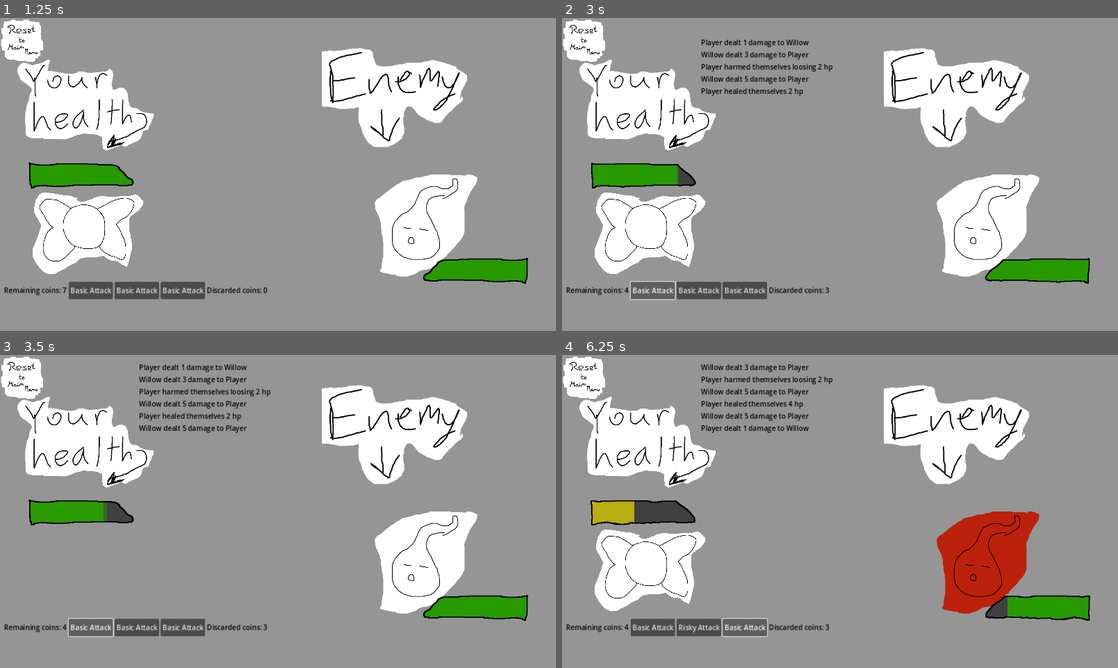
Above: before the commit, frames 1-4 (two rows, left to right).
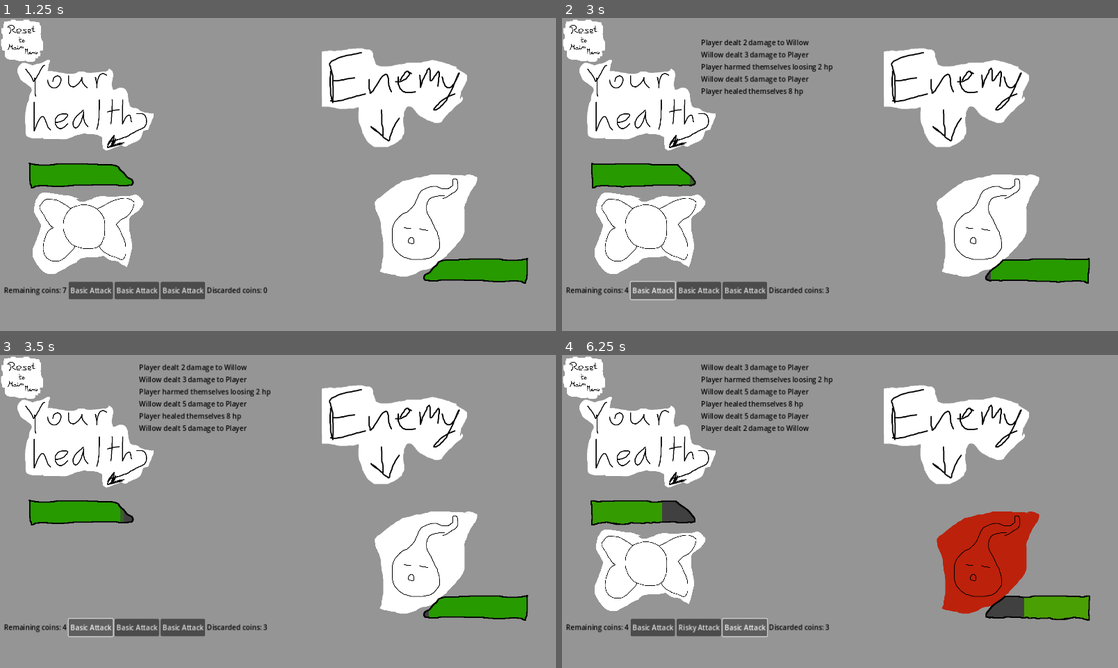
Above: after the commit, the same moments.

Repository: bonsaipropaganda/mini-jam-139
Game: Godot game, scene res://scenes/UI/main_menu.tscn
Same seed, same stepped clock (60 frames per second), same inputs: the game is played once before the commit and once after it. Sound files missing from this copy of the repository are replaced by a short silence.
Inputs (mouse positions are in pixels of both pictures, inside the frame that each line leads up to):
- Up to frame 1 (1.25 s): click (278, 177) at 0.5 s
- Up to frame 2 (3 s): click "Basic Attack" at 1.25 s; click "Risky Attack" at 2 s; click "Basic Heal" at 2.75 s
- Up to frame 3 (3.5 s): no input
- Up to frame 4 (6.25 s): click "Basic Attack" at 3.5 s; click "Risky Attack" at 4.25 s; click "Basic Heal" at 5 s; click "Basic Attack" at 5.75 s

Frame 1 is identical in both runs. In frame 2, 0.1% of the frame differs, in the area x 20-78%, y 6-84%; in frame 3, 0.2%; in frame 4, 1.8%, in the area x 5-95%, y 14-85%.

Commit message:
added balance to coins and heal sfx

Diff:
--- a/code/health_component.gd
+++ b/code/health_component.gd
@@ -7,6 +7,7 @@
 signal die
 signal take_damage
 signal health_changed(value: float)
+signal gained_health
 
 @export var starting_health: int = 20
 @export var max_health: int = 20
@@ -14,16 +15,21 @@
 var current_health:
 	set(new_value):
 		var took_dmg = false
+		var healed = false
 		# if new value is less than the current health take damage signal
 		if current_health:
 			if new_value < current_health:
 				took_dmg = true
+			elif new_value > current_health:
+				healed = true
 		# sets the value like normal
 		current_health = min(new_value, max_health)
 		health_changed.emit(current_health)
 		# signal emitted after setting current_health
 		if took_dmg:
 			take_damage.emit()
+		if healed == true:
+			gained_health.emit()
 		# emits a signal if entity runs out of health
 		if current_health <= 0:
 			die.emit()
--- a/code/player.gd
+++ b/code/player.gd
@@ -82,3 +82,8 @@
 			c.turn_end()
 func _on_player_died():
 	get_tree().change_scene_to_file("res://scenes/gameover.tscn")
+
+
+
+func _on_health_component_gained_health() -> void:
+	SfxManager.player_heal.play()
--- a/code/resources/coins/basic_attack.tres
+++ b/code/resources/coins/basic_attack.tres
@@ -5,16 +5,17 @@
 
 [sub_resource type="Resource" id="Resource_jp3dq"]
 script = ExtResource("1_nipwl")
-amount = 3
+amount = 4
 
 [sub_resource type="Resource" id="Resource_88vvy"]
 script = ExtResource("1_nipwl")
-amount = 1
+amount = 2
 
 [resource]
 script = ExtResource("1_waa5w")
 coin_name = "Basic Attack"
-description = ""
+description = "Heads: 4 damage
+Tails: 2 damage"
 head_weight = 0.5
 head_action = SubResource("Resource_jp3dq")
 tail_action = SubResource("Resource_88vvy")
--- a/code/resources/coins/basic_heal.tres
+++ b/code/resources/coins/basic_heal.tres
@@ -5,16 +5,17 @@
 
 [sub_resource type="Resource" id="Resource_eqvtd"]
 script = ExtResource("1_neog3")
-amount = 2
+amount = 4
 
 [sub_resource type="Resource" id="Resource_p5rqs"]
 script = ExtResource("1_neog3")
-amount = 4
+amount = 8
 
 [resource]
 script = ExtResource("1_tbgob")
 coin_name = "Basic Heal"
-description = ""
-head_weight = 0.8
+description = "Heads: heals 4
+Tails: heals 8"
+head_weight = 0.5
 head_action = SubResource("Resource_eqvtd")
 tail_action = SubResource("Resource_p5rqs")
--- a/code/resources/coins/fire_punch.tres
+++ b/code/resources/coins/fire_punch.tres
@@ -25,7 +25,8 @@
 [resource]
 script = ExtResource("1_0xt11")
 coin_name = "Fire Punch"
-description = ""
-head_weight = 0.6
+description = "Heads: inflicts burn and 2 damage
+Tails: 2 damage"
+head_weight = 0.5
 head_action = SubResource("Resource_0k820")
 tail_action = SubResource("Resource_8prcm")
--- a/code/resources/coins/risky_attack.tres
+++ b/code/resources/coins/risky_attack.tres
@@ -15,7 +15,8 @@
 [resource]
 script = ExtResource("1_xprp4")
 coin_name = "Risky Attack"
-description = ""
-head_weight = 0.35
+description = "Heads: 10 damage
+Tails: 2 self damage"
+head_weight = 0.5
 head_action = SubResource("Resource_jxwrs")
 tail_action = SubResource("Resource_0hxsj")
--- a/code/resources/coins/strong_attack.tres
+++ b/code/resources/coins/strong_attack.tres
@@ -5,7 +5,7 @@
 
 [sub_resource type="Resource" id="Resource_2lsod"]
 script = ExtResource("1_qwinw")
-amount = 5
+amount = 10
 
 [sub_resource type="Resource" id="Resource_b6nsa"]
 script = ExtResource("1_qwinw")
@@ -14,7 +14,8 @@
 [resource]
 script = ExtResource("2_fv336")
 coin_name = "StrongAttack"
-description = ""
+description = "Heads: 10 damage
+Tails: 5 damage"
 head_weight = 0.5
 head_action = SubResource("Resource_2lsod")
 tail_action = SubResource("Resource_b6nsa")
--- a/code/resources/coins/temp_boost.tres
+++ b/code/resources/coins/temp_boost.tres
@@ -27,6 +27,6 @@
 script = ExtResource("1_16u5c")
 coin_name = "Temp boost"
 description = ""
-head_weight = 0.2
+head_weight = 0.5
 head_action = SubResource("Resource_lbcuc")
 tail_action = SubResource("Resource_uwjoc")
--- a/code/sfx_manager.gd
+++ b/code/sfx_manager.gd
@@ -2,3 +2,4 @@
 
 @onready var enemy_hurt = $enemy_hurt
 @onready var player_hurt = $player_hurt
+@onready var player_heal = $player_heal
--- a/scenes/player.tscn
+++ b/scenes/player.tscn
@@ -30,5 +30,7 @@
 
 [connection signal="player_died" from="." to="." method="_on_player_died"]
 [connection signal="die" from="HealthComponent" to="." method="_on_health_component_die"]
+[connection signal="gained_health" from="HealthComponent" to="." method="_on_health_component_gained_health"]
+[connection signal="health_changed" from="HealthComponent" to="." method="_on_health_component_health_changed"]
 [connection signal="take_damage" from="HealthComponent" to="." method="_on_health_component_take_damage"]
 [connection signal="dealt" from="DeckComponent" to="." method="_on_deck_component_dealt"]
--- a/scenes/sfx_manager.tscn
+++ b/scenes/sfx_manager.tscn
@@ -1,8 +1,9 @@
-[gd_scene load_steps=4 format=3 uid="uid://crsmk41hhfm84"]
+[gd_scene load_steps=5 format=3 uid="uid://crsmk41hhfm84"]
 
 [ext_resource type="Script" path="res://code/sfx_manager.gd" id="1_ljfx2"]
 [ext_resource type="AudioStream" uid="uid://cl2gwvm1781kd" path="res://sound/sfx/player_hurt.wav" id="2_qresh"]
 [ext_resource type="AudioStream" uid="uid://bu5knqn10iuuw" path="res://sound/sfx/enemy_hurt.wav" id="3_1xqvi"]
+[ext_resource type="AudioStream" uid="uid://bsf01271dft3y" path="res://sound/sfx/heal.mp3" id="3_q2mml"]
 
 [node name="SFXManager" type="Node2D"]
 process_mode = 3
@@ -11,5 +12,8 @@
 [node name="player_hurt" type="AudioStreamPlayer" parent="."]
 stream = ExtResource("2_qresh")
 
+[node name="player_heal" type="AudioStreamPlayer" parent="."]
+stream = ExtResource("3_q2mml")
+
 [node name="enemy_hurt" type="AudioStreamPlayer" parent="."]
 stream = ExtResource("3_1xqvi")
Not shown: 1 places in code/resources/coins/temp_boost.tres that only renumber resources
